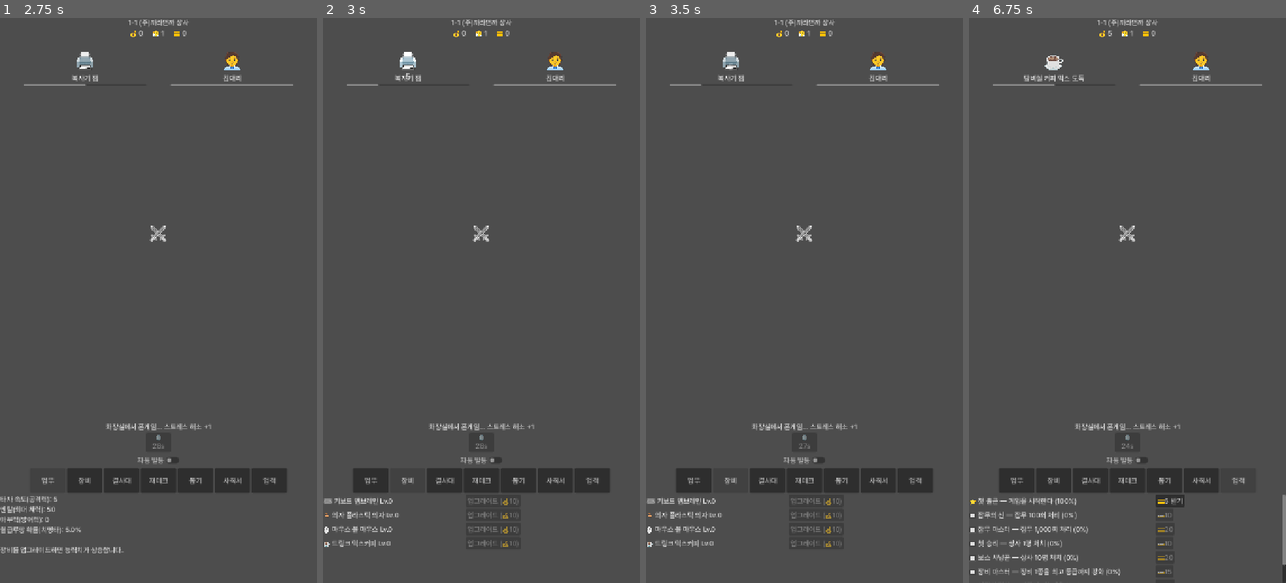
Above: before the commit, frames 1-4 (left to right).
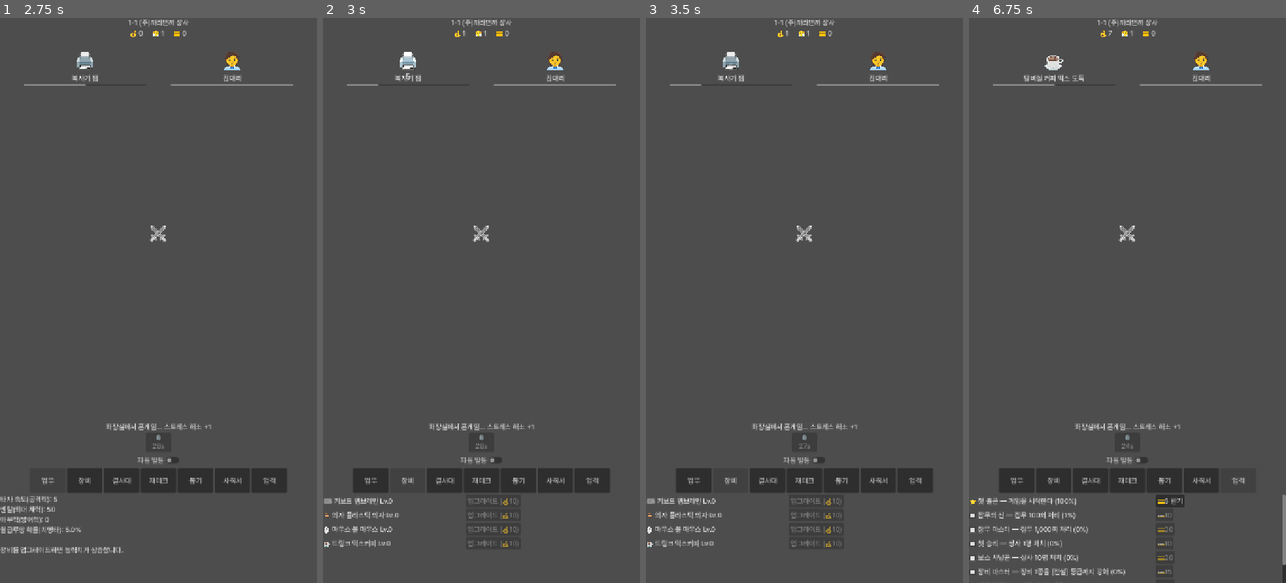
Above: after the commit, the same moments.

Repository: InjunKang/resignation-clicker
Game: Godot game, scene res://scenes/Main.tscn
Two runs of this game, one before a commit and one after it. Both use one fixed random seed, a clock stepped at 60 frames per second and the inputs below.
Inputs (mouse positions are in pixels of both pictures, inside the frame that each line leads up to):
- Up to frame 1 (2.75 s): click (158, 232) at 0.5 s; click "자동 발동" at 1.25 s; click "업무" at 2 s
- Up to frame 2 (3 s): click "장비" at 2.75 s
- Up to frame 3 (3.5 s): no input
- Up to frame 4 (6.75 s): click "결사대" at 3.5 s; click "재테크" at 4.25 s; click "뽑기" at 5 s; click "사직서" at 5.75 s; click "업적" at 6.5 s

Frame 1 is identical in both runs. In frame 2, less than 0.1% of the frame differs, in the area x 41-59%, y 2-4%; in frame 3, less than 0.1%; in frame 4, 0.2%, in the area x 26-50%, y 2-99%.

Commit message:
Fix critical soft-lock: add passive income, uncap equipment scaling
Wrote a standalone balance simulation (ported the GameData formulas to
Python) to check the progression curve, and it caught a real
game-breaking bug: once a player got stuck on any boss without enough
gear, gold income stopped completely (mob kills only pay out during the
initial 10-mob phase; failed boss retries pay nothing), so there was no
way to ever earn enough to break through. The original design doc calls
for a "초당 자동 생산" (per-second automatic income) source that Phase 1
never implemented — this was the actual root cause.

- GameState now ticks a small continuous passive gold income every
  second (GameData.PASSIVE_INCOME_RATIO = 0.3x the equivalent mob-farm
  rate), independent of combat state, so a boss wall is never a true
  dead end.
- Equipment's [전설] (legendary) tier no longer wraps its bonus every 10
  levels — it keeps growing indefinitely, since boss HP scales
  exponentially forever and a hard stat cap made that unwinnable long
  before stage 20 (where prestige unlocks). Verified via simulation:
  with the old capped formula, gear maxes out and stage progress
  permanently halts around stage 8; with uncapped growth it doesn't.
  Removed the now-meaningless equipment level cap (upgrade button no
  longer shows "MAX") and the achievement condition for reaching
  [전설] tier accordingly. Also fixed an undefined-variable bug in
  do_gacha() left over from removing the old cap clamp.

Verified via headless run (gold accumulates correctly while stuck on a
boss, matching hand-calculated expected rate) and a browser pass showing
the equipment panel with live upgrade buttons instead of MAX, 0 console
errors.

Co-Authored-By: Claude Sonnet 5 <noreply@anthropic.com>

Diff:
--- a/scripts/autoload/GameData.gd
+++ b/scripts/autoload/GameData.gd
@@ -9,6 +9,11 @@
 const BASE_ATK := 5.0
 const BASE_HP := 50.0
 const BASE_DEF := 0.0
+
+## 전투 상태와 무관하게 매초 들어오는 "월급 자동 생산" 배율.
+## 몹 페이즈 처치 보상 대비 비율 — 보스에게 막혀 있는 동안에도 골드가 완전히
+## 끊기지 않게 해서(원 기획서의 "초당 자동 생산" 반영) 소프트락을 방지한다.
+const PASSIVE_INCOME_RATIO := 0.3
 
 # --- 회사(스테이지) ---
 
@@ -120,11 +125,18 @@
 func get_equipment_stat_bonus(slot: String, level: int) -> float:
 	var tier_index: int = get_equipment_tier_index(level)
 	var tier_base: float = EQUIPMENT[slot]["tiers"][tier_index]["base"]
-	var level_in_tier: int = level % LEVELS_PER_TIER
-	return tier_base * (1.0 + level_in_tier * 0.08)
-
-func get_equipment_max_level(slot: String) -> int:
-	return LEVELS_PER_TIER * EQUIPMENT[slot]["tiers"].size() - 1
+	# 마지막 티어([전설])에 진입한 뒤에는 10레벨마다 순환시키지 않고 무제한으로 계속 성장시킨다.
+	# (레벨 캡이 있으면 보스 HP의 무한 성장을 절대 못 따라잡는 소프트락이 생김 — 시뮬레이션으로 확인)
+	var progress: int
+	if tier_index < EQUIPMENT[slot]["tiers"].size() - 1:
+		progress = level % LEVELS_PER_TIER
+	else:
+		progress = level - LEVELS_PER_TIER * (EQUIPMENT[slot]["tiers"].size() - 1)
+	return tier_base * (1.0 + progress * 0.08)
+
+## 이 레벨부터 마지막 티어([전설])에 진입한다 (더 이상 등급명은 바뀌지 않지만 강화는 무제한 계속 가능)
+func get_equipment_legendary_level(slot: String) -> int:
+	return LEVELS_PER_TIER * (EQUIPMENT[slot]["tiers"].size() - 1)
 
 # --- 사내 비밀 결사대 (동료) ---
 # unlock_stage: 이 값 이상 stage_index에 도달하면 자동 해금(글로벌 0-based 스테이지 인덱스)
@@ -195,7 +207,7 @@
 	{"id": "busywork_1000", "name": "잡무 마스터", "desc": "잡무 1,000회 처리", "type": "mob_kills", "value": 1000, "reward": 20},
 	{"id": "first_boss", "name": "첫 승리", "desc": "상사 1명 처치", "type": "boss_kills", "value": 1, "reward": 10},
 	{"id": "boss_hunter", "name": "보스 사냥꾼", "desc": "상사 10명 처치", "type": "boss_kills", "value": 10, "reward": 20},
-	{"id": "gear_maxed", "name": "장비 마스터", "desc": "장비 1종을 최고 등급까지 강화", "type": "equipment_maxed", "value": 1, "reward": 15},
+	{"id": "gear_maxed", "name": "장비 마스터", "desc": "장비 1종을 [전설] 등급까지 강화", "type": "equipment_maxed", "value": 1, "reward": 15},
 	{"id": "first_quit", "name": "이직의 정석", "desc": "사직서 1회 제출", "type": "prestige_count", "value": 1, "reward": 20},
 	{"id": "job_hopper", "name": "N수생", "desc": "사직서 5회 제출", "type": "prestige_count", "value": 5, "reward": 50},
 ]
--- a/scripts/autoload/GameState.gd
+++ b/scripts/autoload/GameState.gd
@@ -47,6 +47,7 @@
 var achievements_claimed: Dictionary = {}
 
 var last_save_unix: int = 0
+var _passive_income_timer: float = 0.0
 
 # 파생 스탯 (recalculate_stats에서 갱신)
 var atk: float = 0.0
@@ -65,6 +66,11 @@
 		_stock_tick_timer -= GameData.STOCK_TICK_INTERVAL
 		_tick_stock_market()
 
+	_passive_income_timer += delta
+	if _passive_income_timer >= 1.0:
+		_passive_income_timer -= 1.0
+		add_gold(get_estimated_gold_per_second() * GameData.PASSIVE_INCOME_RATIO)
+
 func recalculate_stats() -> void:
 	var kb_bonus: float = GameData.get_equipment_stat_bonus("keyboard", equipment_levels["keyboard"])
 	var chair_bonus: float = GameData.get_equipment_stat_bonus("chair", equipment_levels["chair"])
@@ -112,14 +118,11 @@
 
 func upgrade_equipment(slot: String) -> bool:
 	var level: int = equipment_levels[slot]
-	var max_level: int = GameData.get_equipment_max_level(slot)
-	if level >= max_level:
-		return false
 	var cost: float = get_equip_cost(slot, level)
 	if not spend_gold(cost):
 		return false
 	equipment_levels[slot] = level + 1
-	if equipment_levels[slot] >= max_level:
+	if equipment_levels[slot] >= GameData.get_equipment_legendary_level(slot):
 		equipment_ever_maxed = true
 	recalculate_stats()
 	equipment_changed.emit()
@@ -257,11 +260,9 @@
 		levels = randi_range(GameData.GACHA_MIN_LEVELS, GameData.GACHA_MAX_LEVELS)
 	gacha_pity = 0 if levels >= GameData.GACHA_MAX_LEVELS else gacha_pity + 1
 
-	var max_level: int = GameData.get_equipment_max_level(slot)
-	var new_level: int = mini(equipment_levels[slot] + levels, max_level)
-	var actual_gain: int = new_level - equipment_levels[slot]
+	var new_level: int = equipment_levels[slot] + levels
 	equipment_levels[slot] = new_level
-	if new_level >= max_level:
+	if new_level >= GameData.get_equipment_legendary_level(slot):
 		equipment_ever_maxed = true
 	recalculate_stats()
 	currency_changed.emit()
@@ -269,7 +270,7 @@
 	return {
 		"success": true,
 		"slot": slot,
-		"levels": actual_gain,
+		"levels": levels,
 		"rarity": GameData.get_gacha_rarity_name(levels),
 	}
 
--- a/scripts/ui/panels/equipment_panel.gd
+++ b/scripts/ui/panels/equipment_panel.gd
@@ -34,13 +34,8 @@
 		var def: Dictionary = GameData.EQUIPMENT[slot]
 		var tier_index: int = GameData.get_equipment_tier_index(level)
 		var tier: Dictionary = def["tiers"][tier_index]
-		var max_level: int = GameData.get_equipment_max_level(slot)
 		var info: Dictionary = rows[slot]
 		info["name_label"].text = "%s %s %s Lv.%d" % [tier["icon"], def["label"], tier["name"], level]
-		if level >= max_level:
-			info["button"].text = "MAX"
-			info["button"].disabled = true
-		else:
-			var cost: float = GameState.get_equip_cost(slot, level)
-			info["button"].text = "업그레이드 (💰%s)" % Fmt.short(cost)
-			info["button"].disabled = GameState.gold < cost
+		var cost: float = GameState.get_equip_cost(slot, level)
+		info["button"].text = "업그레이드 (💰%s)" % Fmt.short(cost)
+		info["button"].disabled = GameState.gold < cost
